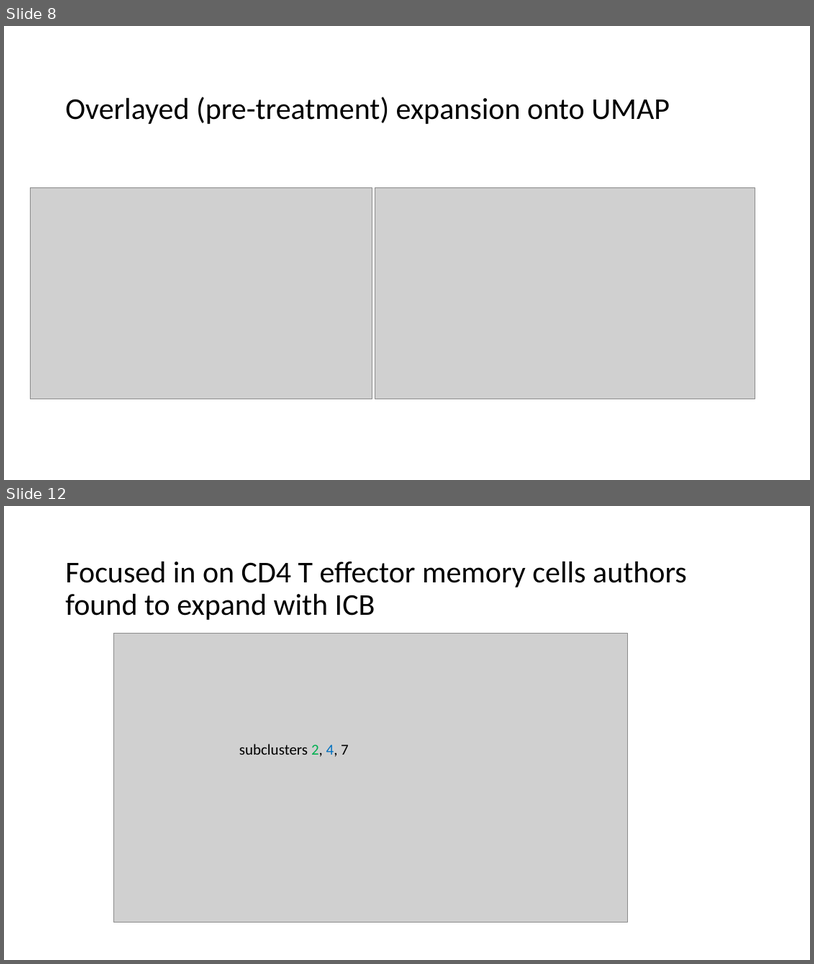
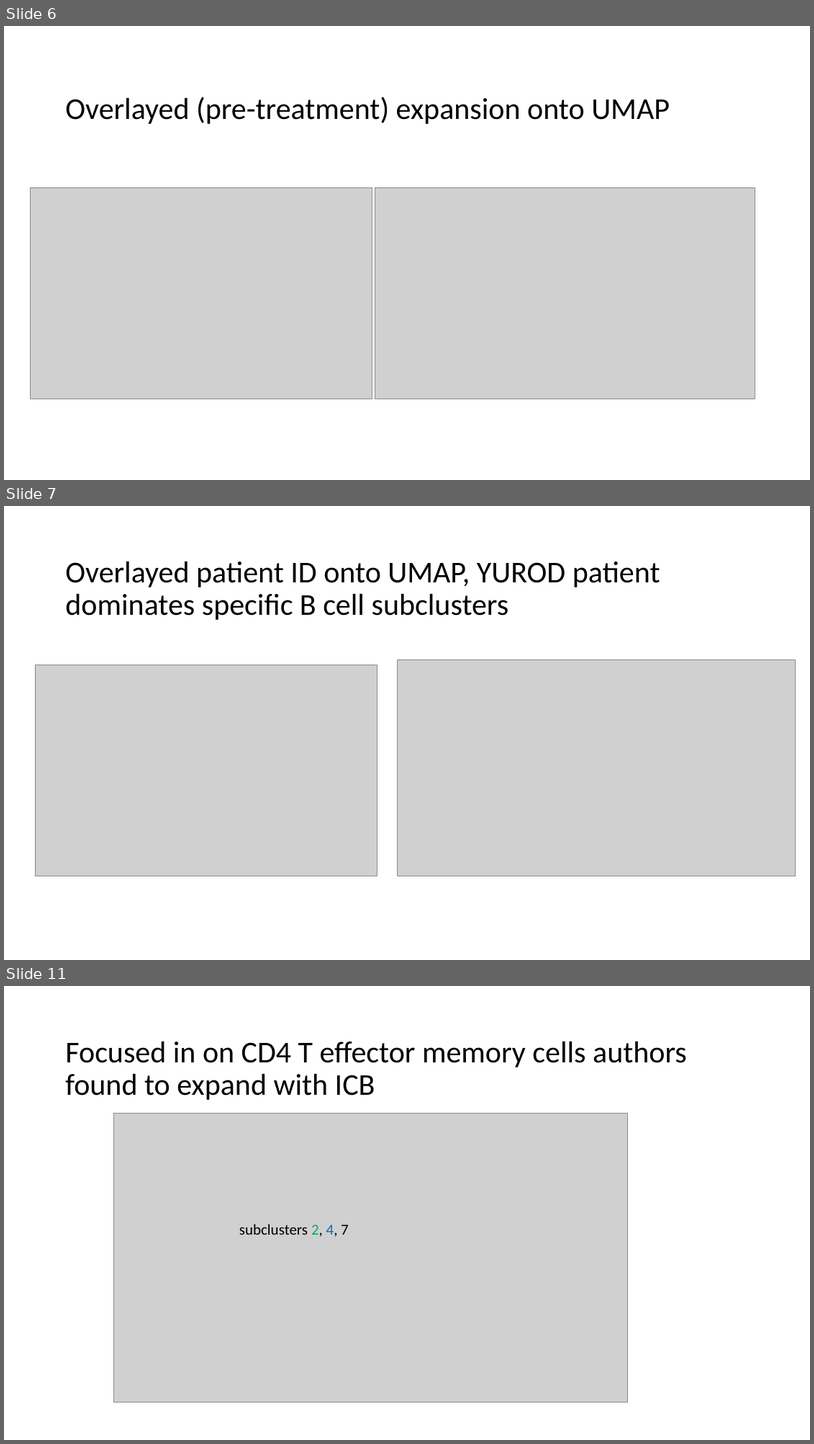
Before and after one commit to tybottorff/bottorffdocs, a slide deck: linsley_postdoc/presentations/weekly_meetings/10_19_23.pptx. Shown one above the other, each under a label of ours: slides 8 and 12 before the commit, slides 6, 7 and 11 after it; the slides between them are not shown. The pictures are 814x964 and 814x1444 pixels, drawn with LibreOffice and Linux fonts; fonts in the diff are those of the drawing; grey boxes stand for pictures. Boxes give left, top, right and bottom in pixels: in the first picture for what was removed or moved away, otherwise in the second. Text is boxed around its words. In the diff, an @@ line names an element or a change of style, - is before the commit and + after.

```diff
--- a/linsley_postdoc/presentations/weekly_meetings/10_19_23.pptx
+++ b/linsley_postdoc/presentations/weekly_meetings/10_19_23.pptx
@@ slide 7 added at box(4, 506, 810, 960), background #FFFFFF @@
@@ title added at box(65, 561, 661, 620), 36 pt, text #000000 @@
+Overlayed patient ID onto UMAP, YUROD patient dominates specific B cell subclusters
@@ picture added at box(35, 664, 377, 875) @@
@@ picture added at box(398, 659, 797, 876) @@
@@ what was slide 8 is now slide 6 @@
@@ what was slide 12 is now slide 11 @@
```
Also in this commit, not shown: 6 slides changed, 3 other slides added, 2 slides removed.
